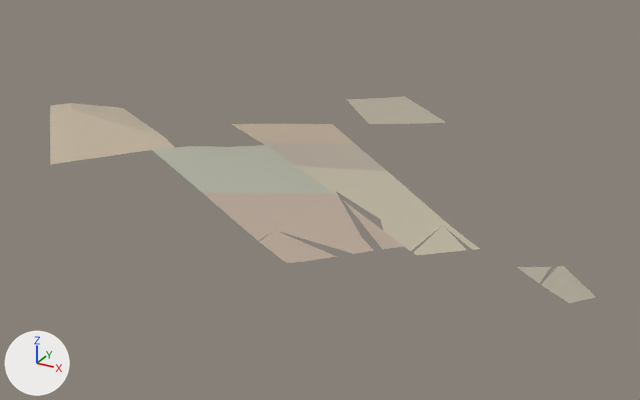
The glTF model assets/malta/countryside/farm_1_7_soil.glb: old version first, new version second.
Both versions are drawn from a camera (50 mm lens) standing at (564.0, -922.0, 364.0) and looking at (257.0, -364.0, 85.0). The axes (+X, +Y, +Z) are drawn at lower left. The lights are the same throughout. The first picture is the older version. Vertices at exactly the same position are counted once.

In view in the first picture: 'geometry_0'.
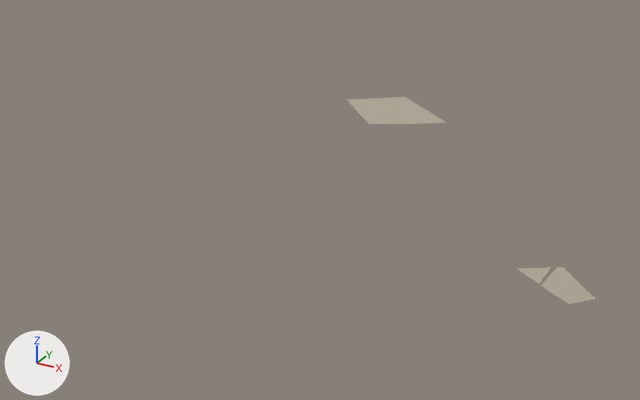
Pixel boxes [x1, y1, x2, y2] of what changed, in the pictures (640 x 400 px; the box of a moved part takes in the faces that stretch with it):
'geometry_0', reshaped (54% narrower): before [50, 96, 596, 303]; after [347, 97, 596, 304]
part 1 of me_geometry_0, deleted: before [50, 103, 480, 263]
part 2 of me_geometry_0, moved or reshaped: before [517, 266, 596, 303]; after [517, 267, 596, 304]

What the commit changed:
me_geometry_0 is used by ob_geometry_0; location (0.0, 0.0, 0.0).
Verts and faces of me_geometry_0; kept vertices keep their numbers, new ones are numbered from 366.
Before the commit, vertices of me_geometry_0: 151 (466.0, -440.0, 114.0) at pixel (565, 268), 152 (465.0, -448.0, 115.0) at pixel (559, 272), 153 (467.0, -441.0, 114.0) at pixel (566, 269), 154 (464.0, -438.0, 114.0) at pixel (563, 266), 155 (465.0, -438.0, 114.0) at pixel (563, 266).
Before the commit, vertices of me_geometry_0: 158 (482.0, -462.0, 117.0) at pixel (584, 285), 159 (483.0, -464.0, 117.0) at pixel (585, 287), 160 (485.0, -465.0, 117.0) at pixel (588, 289), 162 (450.0, -464.0, 117.0) at pixel (527, 275), 163 (450.0, -464.0, 117.0) at pixel (527, 275).
Before the commit, vertices of me_geometry_0: 165 (452.0, -448.0, 115.0) at pixel (538, 266), 166 (450.0, -464.0, 117.0) at pixel (527, 274), 167 (449.0, -450.0, 115.0) at pixel (532, 266), 168 (449.0, -464.0, 117.0) at pixel (526, 274), 169 (447.0, -452.0, 116.0) at pixel (527, 267).
Before the commit, vertices of me_geometry_0: 170 (446.0, -453.0, 116.0) at pixel (526, 267), 171 (448.0, -463.0, 117.0) at pixel (525, 273), 172 (444.0, -455.0, 116.0) at pixel (521, 267), 173 (443.0, -455.0, 116.0) at pixel (521, 267), 174 (447.0, -461.0, 116.0) at pixel (523, 272).
Before the commit, vertices of me_geometry_0: 175 (441.0, -457.0, 116.0) at pixel (516, 267), 176 (468.0, -479.0, 118.0) at pixel (550, 291), 177 (469.0, -481.0, 118.0) at pixel (552, 292), 183 (488.0, -480.0, 119.0) at pixel (586, 299), 184 (492.0, -474.0, 119.0) at pixel (596, 296).
Before the commit, vertices of me_geometry_0: 185 (470.0, -482.0, 119.0) at pixel (554, 293).
me_geometry_0 had 366 vertices, 480 faces and spanned x 30.0..492.0, y -535.0..-149.0, z 108.0..145.0.
me_geometry_0 now has 92 vertices, 98 faces and spans x 195.0..492.0, y -491.0..-149.0, z 108.0..119.0.
me_geometry_0 part 1: the loose piece of 272 vertices spanning x 30.0..414.0, y -535.0..-276.0, z 114.0..145.0 is deleted.
Part 2, on me_geometry_0:
Vertices 151, 153, 167, 174, 176, 177 move by (0.0, 0.0, 0.0).
Vertices 152, 154, 155, 159, 160, 162, 163, 165, 166, 168 to 173, 175, 183, 185 move by (0.0, 0.0, -1.0).
Vertex 158 moves to (482.0, -462.0, 115.0), pixel (584, 288).
Vertex 184 moves to (492.0, -474.0, 117.0), pixel (596, 298).
Other edits to the shape of me_geometry_0 do not show in these pictures.
